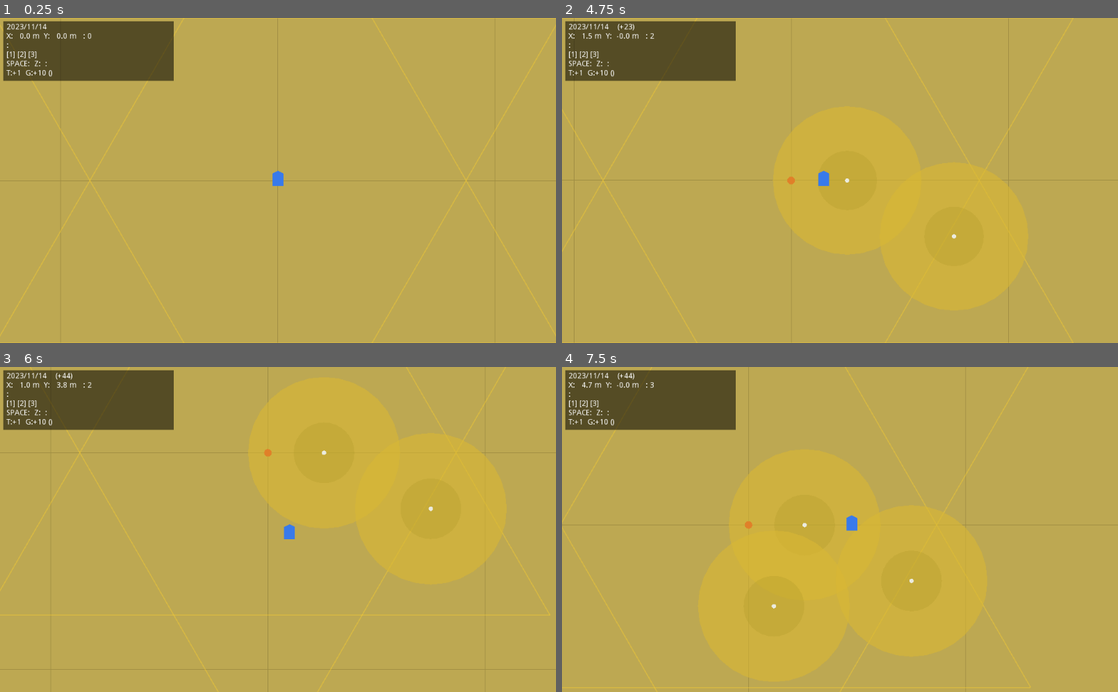
Above: before the commit, frames 1-4 (two rows, left to right).
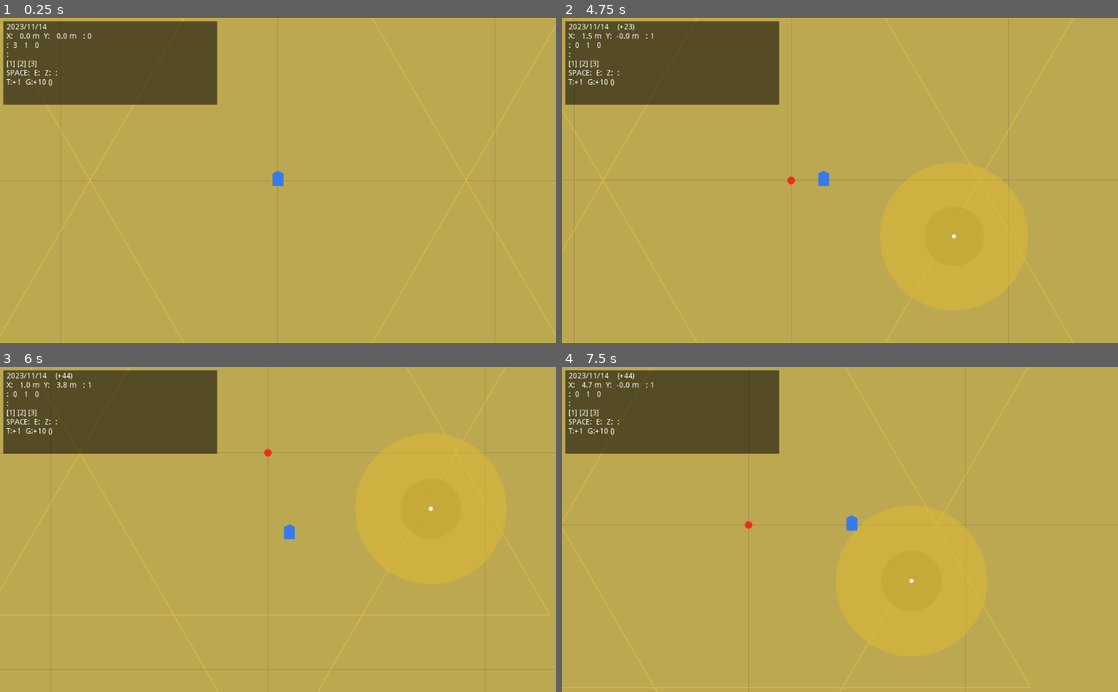
Above: after the commit, the same moments.

Repository: tomu-ai963/-kins-domain-life-planner
Game: Godot game, scene res://Main.tscn
The game is run twice, just before and just after one commit, with the same random seed, the same clock (stepped at 60 frames per second) and the same inputs.
Inputs (mouse positions are in pixels of both pictures, inside the frame that each line leads up to):
- Up to frame 1 (0.25 s): no input
- Up to frame 2 (4.75 s): tap Enter at 0.5 s; move the mouse to (962, 164) at 0.52 s; hold Right 0.53-1.28 s; tap E at 0.6, 3.05, 3.6 s; click (962, 164) at 0.67 s; tap Space at 0.77, 1.52, 3.02, 3.77, 4.52 s; tap Z at 0.8, 1.35, 3.8, 4.35 s; move the mouse to (728, 196) at 1.27 s; hold Down 1.28-2.03 s; tap T at 1.55, 2.1, 4.55 s; move the mouse to (895, 109) at 2.02 s; hold Right 2.03-2.78 s; tap G at 2.3, 2.85 s; move the mouse to (812, 245) at 2.77 s; hold Up 2.78-3.53 s; click (812, 245) at 2.92 s; move the mouse to (1006, 229) at 3.52 s; hold Left from 3.53 s (still down); move the mouse to (673, 131) at 4.27 s
- Up to frame 3 (6 s): move the mouse to (305, 529) at 5.02 s; release Left at 5.03 s; hold Down 5.03-5.78 s; tap T at 5.1 s; click (305, 529) at 5.17 s; tap G at 5.3, 5.85 s; move the mouse to (194, 448) at 5.77 s; hold Right from 5.78 s (still down)
- Up to frame 4 (7.5 s): tap Space at 6.02, 6.77 s; tap E at 6.05 s; move the mouse to (962, 513) at 6.52 s; release Right at 6.53 s; hold Up 6.53-7.28 s; tap 1 at 6.6 s; tap Z at 6.8 s; move the mouse to (728, 545) at 7.27 s; hold Right from 7.28 s (still down); tap 2 at 7.35 s; click (728, 545) at 7.42 s

The runs differ from the first frame. In frame 1, 4.6% of the frame differs, in the area x 0-40%, y 0-27%; in frame 2, 6.1%; in frame 3, 6.2%; in frame 4, 10%, in the area x 0-54%, y 0-96%.

Commit message:
Phase 2-1 種の循環: 種を所持資源にし、リンゴの収穫で種が増えるようにする
- 初期の種は 白樺×3・リンゴ×1。種がないと植えられない
- リンゴ(樹齢5年+秋)を E で収穫すると種+2。1本につき現実の1日1回
- T/G の時間先送りは見た目のプレビュー専用にしてセーブしない。判定は現実の樹齢で行い、プレビュー中は収穫不可
- 旧形式のセーブは time_offset_years を読まず、種は初期値から始める
- tests/test_seed_cycle.gd(24件)。本物のセーブには触れない

Co-Authored-By: Claude Opus 5.5 <noreply@anthropic.com>

Diff:
--- a/HUD.gd
+++ b/HUD.gd
@@ -1,6 +1,7 @@
 extends CanvasLayer
 
 const PIXELS_PER_METER := 40.0
+const MESSAGE_SECONDS := 3.0
 
 onready var _label: Label = $PositionLabel
 
@@ -8,32 +9,50 @@
 var _trees: Node2D
 var _main: Node2D
 
+var _message := ""
+var _message_timer := 0.0
+
 func setup(player: Node2D, trees: Node2D, main: Node2D) -> void:
 	_player = player
 	_trees = trees
 	_main = main
 
-func _process(_delta: float) -> void:
+# 植えられない・収穫した などを数秒だけ出す
+func show_message(text: String) -> void:
+	_message = text
+	_message_timer = MESSAGE_SECONDS
+
+func _process(delta: float) -> void:
 	if _player == null:
 		return
+	if _message_timer > 0.0:
+		_message_timer -= delta
+		if _message_timer <= 0.0:
+			_message = ""
+
 	var pos_m: Vector2 = _player.global_position / PIXELS_PER_METER
 	var dt: Dictionary = OS.get_datetime()
 	var season_jp: String = _main.SEASON_NAMES[_main.season]
 	var sp_name: String = _trees.SPECIES[_main.selected_species].name
+	var seeds: Dictionary = _trees.seeds
 
 	var offset := ""
 	if _trees.time_offset_years > 0.0:
-		offset = "  (+%d年後)" % int(_trees.time_offset_years)
+		offset = "  (+%d年後をプレビュー中)" % int(_trees.time_offset_years)
 
 	_label.text = (
 		"%04d/%02d/%02d  %s%s\n" +
 		"X:%6.1f m  Y:%6.1f m   木: %d本\n" +
+		"種: 白樺 %d  リンゴ %d  シベリア杉 %d\n" +
 		"選択: %s\n" +
 		"[1]白樺 [2]リンゴ [3]シベリア杉\n" +
-		"SPACE:植える  Z:抜く  ホイール:ズーム\n" +
-		"T:+1年  G:+10年 (未来をプレビュー)"
+		"SPACE:植える  E:収穫  Z:抜く  ホイール:ズーム\n" +
+		"T:+1年  G:+10年 (未来をプレビュー・保存しない)\n" +
+		"%s"
 	) % [
 		dt.year, dt.month, dt.day, season_jp, offset,
 		pos_m.x, pos_m.y, _trees.trees.size(),
+		seeds.birch, seeds.apple, seeds.cedar,
 		sp_name,
+		_message,
 	]
--- a/HUD.tscn
+++ b/HUD.tscn
@@ -8,13 +8,13 @@
 [node name="BG" type="ColorRect" parent="."]
 margin_left = 6.0
 margin_top = 6.0
-margin_right = 320.0
-margin_bottom = 116.0
+margin_right = 400.0
+margin_bottom = 160.0
 color = Color( 0.0, 0.0, 0.0, 0.55 )
 
 [node name="PositionLabel" type="Label" parent="."]
 margin_left = 12.0
 margin_top = 10.0
-margin_right = 314.0
-margin_bottom = 112.0
+margin_right = 394.0
+margin_bottom = 156.0
 text = "..."
--- a/Main.gd
+++ b/Main.gd
@@ -45,8 +45,27 @@
 	update()
 	$Trees.update()
 
+# 収穫の結果コード(Trees.harvest_nearest)ごとの文言
+const HARVEST_MESSAGES := {
+	"harvested": "リンゴを収穫した → リンゴの種 +%d",
+	"none": "近くにリンゴの木がない",
+	"preview": "未来のプレビュー中は収穫できない",
+	"not_season": "リンゴが実るのは秋",
+	"young": "まだ実らない(樹齢5年から)",
+	"done": "この木は今日もう収穫した",
+}
+
 func _on_plant_tree(pos: Vector2) -> void:
-	$Trees.add_tree(pos, selected_species)
+	if not $Trees.add_tree(pos, selected_species):
+		$HUD.show_message("%sの種がない" % $Trees.SPECIES[selected_species].name)
+
+func _harvest() -> void:
+	# 足元 2m 以内のリンゴを収穫する
+	var result: String = $Trees.harvest_nearest($Player.global_position, 80.0)
+	var msg: String = HARVEST_MESSAGES[result]
+	if result == "harvested":
+		msg = msg % $Trees.SEEDS_PER_HARVEST
+	$HUD.show_message(msg)
 
 func _unhandled_input(event: InputEvent) -> void:
 	if not (event is InputEventKey and event.pressed and not event.echo):
@@ -58,11 +77,13 @@
 			selected_species = "apple"
 		KEY_3:
 			selected_species = "cedar"
+		KEY_E:
+			_harvest()
 		KEY_Z:
-			# 足元 2m 以内の木を抜く
+			# 足元 2m 以内の木を抜く(種は戻らない)
 			$Trees.remove_nearest($Player.global_position, 80.0)
 		KEY_T:
-			$Trees.advance_years(1.0)   # 1年先送り(プレビュー)
+			$Trees.advance_years(1.0)   # 1年先送り(プレビュー。保存しない)
 		KEY_G:
 			$Trees.advance_years(10.0)  # 10年先送り
 
--- a/Trees.gd
+++ b/Trees.gd
@@ -2,9 +2,17 @@
 
 # ── 現実時間で成長するシステム ──────────────────────────────
 # 1 現実日 = 樹齢 1 年。アプリを閉じている間も現実時間ぶん育つ。
-# T / G キーで時間を先送りしてプレビューできる(セーブされる)。
+# T / G キーで時間を先送りしてプレビューできる(見た目だけ。セーブしない)。
 const SECONDS_PER_YEAR := 86400.0
 const SAVE_PATH := "user://kins_domain_save.json"
+
+# ── 種の循環 ────────────────────────────────────────────────
+# 苗は所持している種からしか植えられない。リンゴは樹齢 5 年から秋に実り、
+# 収穫すると種が採れる。1 本につき現実の 1 日 1 回(= 樹齢 1 年に 1 回)。
+# シベリア杉の種はまだ入手手段がない(Phase 2-2 の日替わりイベントで入れる予定)
+const INITIAL_SEEDS := {"birch": 3, "apple": 1, "cedar": 0}
+const APPLE_FRUIT_AGE := 5.0
+const SEEDS_PER_HARVEST := 2
 
 # 樹種ごとの成長パラメータ
 #   max_r: 成熟時の樹冠半径(px, 40px = 1m)
@@ -30,16 +38,57 @@
 	},
 }
 
-var trees := []               # [{pos: Vector2, species: String, planted_at: int}]
-var time_offset_years := 0.0  # デバッグ用の時間先送り(年)
+var trees := []               # [{pos: Vector2, species: String, planted_at: int, last_harvest: String}]
+var seeds := INITIAL_SEEDS.duplicate()  # 樹種ごとの所持数
+var time_offset_years := 0.0  # 時間先送りプレビュー(年)。セーブしない
 var season := "summer"        # Main が現実の日付から設定する
+var save_path := SAVE_PATH    # テストでは別のファイルに向ける
 
 var _redraw_timer := 0.0
 
-func add_tree(pos: Vector2, species: String) -> void:
-	trees.append({"pos": pos, "species": species, "planted_at": OS.get_unix_time()})
+# 種があれば 1 つ使って植える。種がなければ植えずに false
+func add_tree(pos: Vector2, species: String) -> bool:
+	if int(seeds.get(species, 0)) <= 0:
+		return false
+	seeds[species] -= 1
+	trees.append({"pos": pos, "species": species, "planted_at": OS.get_unix_time(), "last_harvest": ""})
 	save_game()
 	update()
+	return true
+
+# 足元のリンゴを収穫する。結果を表すコードを返す(文言は Main が決める)
+#   harvested / none / preview / not_season / young / done
+func harvest_nearest(pos: Vector2, max_dist: float) -> String:
+	var best := -1
+	var best_d := max_dist
+	for i in range(trees.size()):
+		if trees[i].species != "apple":
+			continue
+		var d: float = trees[i].pos.distance_to(pos)
+		if d < best_d:
+			best_d = d
+			best = i
+	if best < 0:
+		return "none"
+	# 先送りで若木を実らせて収穫できないよう、判定は現実の樹齢で行い、プレビュー中は収穫させない
+	if time_offset_years > 0.0:
+		return "preview"
+	var tree: Dictionary = trees[best]
+	if season != "autumn":
+		return "not_season"
+	if real_age_years(tree) < APPLE_FRUIT_AGE:
+		return "young"
+	if tree.last_harvest == _today():
+		return "done"
+	tree.last_harvest = _today()
+	seeds["apple"] += SEEDS_PER_HARVEST
+	save_game()
+	update()
+	return "harvested"
+
+func _today() -> String:
+	var dt: Dictionary = OS.get_datetime()
+	return "%04d-%02d-%02d" % [dt.year, dt.month, dt.day]
 
 func remove_nearest(pos: Vector2, max_dist: float) -> bool:
 	var best := -1
@@ -58,11 +107,15 @@
 
 func advance_years(years: float) -> void:
 	time_offset_years += years
-	save_game()
-	update()
-
+	update()
+
+# 表示用の樹齢(プレビューの先送りを含む)
 func age_years(tree: Dictionary) -> float:
-	return (OS.get_unix_time() - tree.planted_at) / SECONDS_PER_YEAR + time_offset_years
+	return real_age_years(tree) + time_offset_years
+
+# ゲームの判定用の樹齢(現実時間だけ)
+func real_age_years(tree: Dictionary) -> float:
+	return (OS.get_unix_time() - tree.planted_at) / SECONDS_PER_YEAR
 
 func radius_of(tree: Dictionary) -> float:
 	var sp: Dictionary = SPECIES[tree.species]
@@ -106,8 +159,9 @@
 		if tree.species == "apple":
 			if season == "spring":
 				draw_circle(tree.pos, r, Color(0.98, 0.80, 0.86, 0.35))  # 花
-			elif season == "autumn" and age_years(tree) >= 5.0:
-				_draw_fruits(tree.pos, r)                                  # 実
+			elif season == "autumn" and age_years(tree) >= APPLE_FRUIT_AGE \
+					and tree.last_harvest != _today():
+				_draw_fruits(tree.pos, r)                                  # 実(今日収穫したら消える)
 
 func _draw_fruits(pos: Vector2, r: float) -> void:
 	# 座標から決まる疑似乱数で毎回同じ場所に実を描く
@@ -118,29 +172,39 @@
 		draw_circle(pos + Vector2(cos(a), sin(a)) * d, 3.0, Color(0.85, 0.15, 0.12))
 
 # ── セーブ / ロード ──────────────────────────────────────────
+# 時間先送りはプレビューなので保存しない
 func save_game() -> void:
-	var data := {"time_offset_years": time_offset_years, "trees": []}
+	var data := {"seeds": seeds, "trees": []}
 	for t in trees:
 		data.trees.append({
 			"x": t.pos.x, "y": t.pos.y,
 			"species": t.species, "planted_at": t.planted_at,
+			"last_harvest": t.last_harvest,
 		})
 	var f := File.new()
-	if f.open(SAVE_PATH, File.WRITE) == OK:
+	if f.open(save_path, File.WRITE) == OK:
 		f.store_string(to_json(data))
 		f.close()
 
 func load_game() -> void:
 	var f := File.new()
-	if not f.file_exists(SAVE_PATH):
+	if not f.file_exists(save_path):
 		return
-	if f.open(SAVE_PATH, File.READ) != OK:
+	if f.open(save_path, File.READ) != OK:
 		return
 	var data = parse_json(f.get_as_text())
 	f.close()
 	if typeof(data) != TYPE_DICTIONARY:
 		return
-	time_offset_years = float(data.get("time_offset_years", 0.0))
+	# 旧形式のセーブにある time_offset_years は読まない(先送りは 0 から)
+	time_offset_years = 0.0
+	# 種の所持数がない旧形式のセーブは、初期の種から始める
+	seeds = INITIAL_SEEDS.duplicate()
+	var saved_seeds = data.get("seeds", {})
+	if typeof(saved_seeds) == TYPE_DICTIONARY:
+		for sp in SPECIES:
+			if saved_seeds.has(sp):
+				seeds[sp] = int(saved_seeds[sp])
 	trees.clear()
 	for t in data.get("trees", []):
 		if t.species in SPECIES:
@@ -148,5 +212,6 @@
 				"pos": Vector2(float(t.x), float(t.y)),
 				"species": String(t.species),
 				"planted_at": int(t.planted_at),
+				"last_harvest": String(t.get("last_harvest", "")),
 			})
 	update()
--- /dev/null
+++ b/tests/test_seed_cycle.gd
@@ -0,0 +1,136 @@
+extends SceneTree
+
+# 種の循環(Phase 2-1)のロジックテスト。本物のセーブには触れない。
+# 実行: Godot_v3.6.2-stable_win64.exe --path . -s res://tests/test_seed_cycle.gd
+# 標準出力に結果を出し、失敗があれば終了コード 1 で終わる
+
+const TEST_SAVE := "user://test_seed_cycle.json"
+const DAY := 86400
+
+var _failed := 0
+var _passed := 0
+
+func _init() -> void:
+	_test_initial_seeds_and_planting()
+	_test_harvest_rules()
+	_test_preview_is_not_saved()
+	_test_old_save_format()
+	_remove_save()
+	print("RESULT: %d passed, %d failed" % [_passed, _failed])
+	quit(1 if _failed > 0 else 0)
+
+func _check(cond: bool, label: String) -> void:
+	if cond:
+		_passed += 1
+		print("  ok   ", label)
+	else:
+		_failed += 1
+		print("  FAIL ", label)
+
+func _new_trees() -> Node2D:
+	_remove_save()
+	var t: Node2D = load("res://Trees.gd").new()
+	t.save_path = TEST_SAVE
+	t.season = "autumn"
+	return t
+
+func _remove_save() -> void:
+	var d := Directory.new()
+	if d.file_exists(TEST_SAVE):
+		d.remove(TEST_SAVE)
+
+# リンゴを1本植えて、樹齢を days 年ぶん(= days 日前に植えた扱い)にする
+func _plant_apple_aged(t: Node2D, pos: Vector2, days: int) -> Dictionary:
+	t.seeds["apple"] += 1
+	t.add_tree(pos, "apple")
+	var tree: Dictionary = t.trees[-1]
+	tree.planted_at = OS.get_unix_time() - days * DAY
+	return tree
+
+func _test_initial_seeds_and_planting() -> void:
+	print("初期の種と植樹")
+	var t := _new_trees()
+	_check(t.seeds.birch == 3 and t.seeds.apple == 1 and t.seeds.cedar == 0, "初期は 白樺3・リンゴ1・シベリア杉0")
+	_check(t.add_tree(Vector2(0, 0), "birch"), "白樺を植えられる")
+	_check(t.seeds.birch == 2, "植えると白樺の種が1減る")
+	t.add_tree(Vector2(100, 0), "birch")
+	t.add_tree(Vector2(200, 0), "birch")
+	_check(not t.add_tree(Vector2(300, 0), "birch"), "白樺の種が0なら植えられない")
+	_check(t.trees.size() == 3, "植えられなかった木は増えない")
+	_check(not t.add_tree(Vector2(400, 0), "cedar"), "シベリア杉は種0なので植えられない")
+	t.free()
+
+func _test_harvest_rules() -> void:
+	print("収穫")
+	var t := _new_trees()
+	_check(t.harvest_nearest(Vector2(0, 0), 80.0) == "none", "近くにリンゴがなければ none")
+
+	t.add_tree(Vector2(0, 0), "apple")  # 植えたばかり
+	_check(t.harvest_nearest(Vector2(0, 0), 80.0) == "young", "樹齢5年未満は young")
+
+	var ripe := _plant_apple_aged(t, Vector2(1000, 0), 6)
+	t.season = "summer"
+	_check(t.harvest_nearest(Vector2(1000, 0), 80.0) == "not_season", "秋以外は not_season")
+
+	t.season = "autumn"
+	var before: int = t.seeds.apple
+	_check(t.harvest_nearest(Vector2(1000, 0), 80.0) == "harvested", "樹齢6年・秋なら収穫できる")
+	_check(t.seeds.apple == before + t.SEEDS_PER_HARVEST, "収穫でリンゴの種が %d 増える" % t.SEEDS_PER_HARVEST)
+	_check(t.harvest_nearest(Vector2(1000, 0), 80.0) == "done", "同じ木は同じ日に2回収穫できない")
+
+	# 前日に収穫した記録なら、今日はまた採れる(1日1回)
+	ripe.last_harvest = "2000-01-01"
+	_check(t.harvest_nearest(Vector2(1000, 0), 80.0) == "harvested", "日が変われば同じ木からまた収穫できる")
+
+	# 遠い木は対象外。白樺は収穫対象にならない
+	t.seeds["birch"] = 1
+	t.add_tree(Vector2(5000, 0), "birch")
+	_check(t.harvest_nearest(Vector2(5000, 0), 80.0) == "none", "白樺は収穫の対象にならない")
+	t.free()
+
+func _test_preview_is_not_saved() -> void:
+	print("時間先送りプレビュー")
+	var t := _new_trees()
+	t.add_tree(Vector2(0, 0), "apple")  # 植えたばかりのリンゴ
+	t.advance_years(10.0)
+	_check(t.age_years(t.trees[0]) >= 10.0, "プレビュー中は見た目の樹齢が10年以上")
+	_check(t.real_age_years(t.trees[0]) < 1.0, "判定用の樹齢は現実のまま")
+	_check(t.harvest_nearest(Vector2(0, 0), 80.0) == "preview", "プレビュー中は収穫できない")
+
+	t.save_game()
+	var f := File.new()
+	f.open(TEST_SAVE, File.READ)
+	var data = parse_json(f.get_as_text())
+	f.close()
+	_check(not data.has("time_offset_years"), "セーブに先送りの年数を書かない")
+
+	var t2 := _new_trees_keep_save()
+	t2.load_game()
+	_check(t2.time_offset_years == 0.0, "読み込み後の先送りは 0")
+	_check(t2.trees.size() == 1 and t2.seeds.apple == 0, "木と種の所持数は保存・復元される")
+	t.free()
+	t2.free()
+
+func _new_trees_keep_save() -> Node2D:
+	var t: Node2D = load("res://Trees.gd").new()
+	t.save_path = TEST_SAVE
+	t.season = "autumn"
+	return t
+
+func _test_old_save_format() -> void:
+	print("旧形式のセーブ")
+	_remove_save()
+	var f := File.new()
+	f.open(TEST_SAVE, File.WRITE)
+	f.store_string(to_json({
+		"time_offset_years": 483,
+		"trees": [{"x": 10, "y": 20, "species": "apple", "planted_at": OS.get_unix_time() - 7 * DAY}],
+	}))
+	f.close()
+	var t := _new_trees_keep_save()
+	t.load_game()
+	_check(t.time_offset_years == 0.0, "旧セーブの +483年 は読まない")
+	_check(t.seeds.birch == 3 and t.seeds.apple == 1 and t.seeds.cedar == 0, "種の記録がない旧セーブは初期の種から")
+	_check(t.trees.size() == 1 and t.trees[0].last_harvest == "", "旧セーブの木は残り、収穫記録は空")
+	_check(t.harvest_nearest(Vector2(10, 20), 80.0) == "harvested", "旧セーブの樹齢7年のリンゴも収穫できる")
+	t.free()
Not shown, changed: ROADMAP.md
